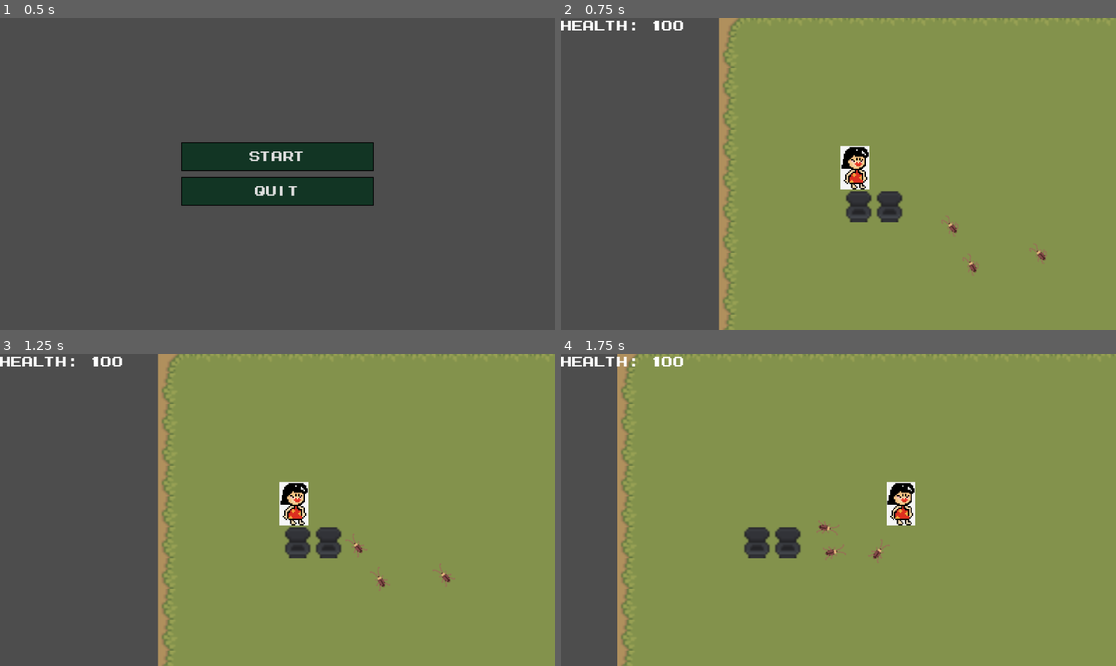
Above: before the commit, frames 1-4 (two rows, left to right).
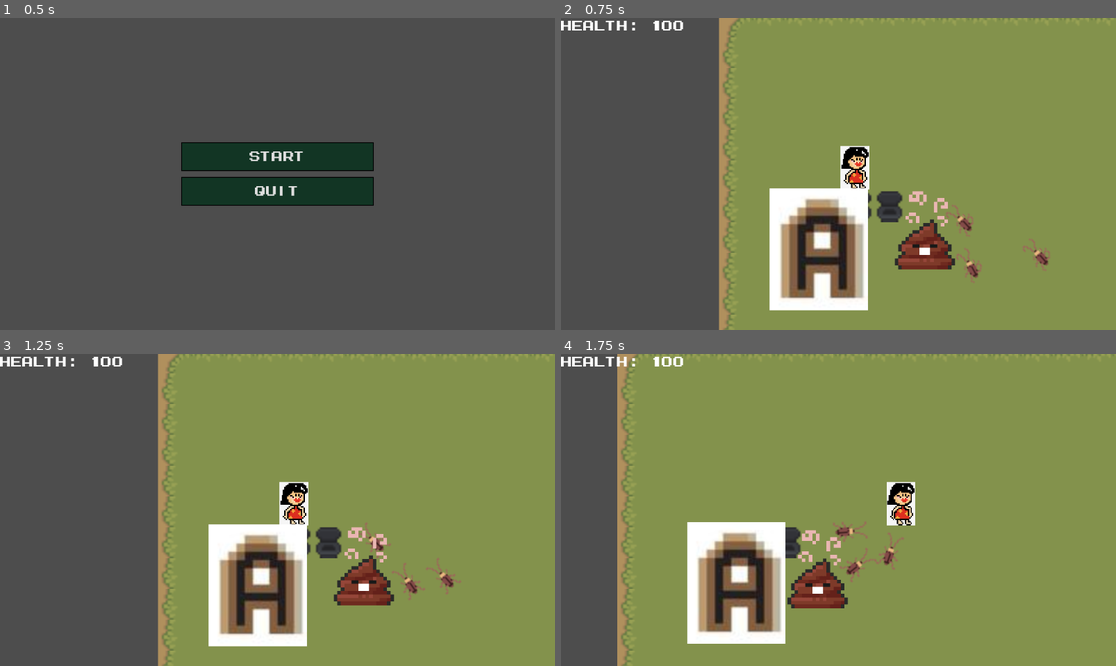
Above: after the commit, the same moments.

Repository: xntle/MOMFURY
Game: Godot game, scene res://scene/main_menu.tscn
Same seed, same stepped clock (60 frames per second), same inputs: the game is played once before the commit and once after it.
Inputs:
- Up to frame 1 (0.5 s): no input
- Up to frame 2 (0.75 s): click "Start" at 0.5 s
- Up to frame 3 (1.25 s): no input
- Up to frame 4 (1.75 s): hold D (move_right) from 1.28 s (still down); tap Space (roll) at 1.35 s

Frame 1 is identical in both runs. In frame 2, 8.7% of the frame differs, in the area x 37-89%, y 54-94%; in frame 3, 8.7%; in frame 4, 8.8%, in the area x 22-62%, y 53-93%.

Commit message:
New enemies

Diff:
--- /dev/null
+++ b/scene/A-.tscn
@@ -0,0 +1,19 @@
+[gd_scene load_steps=4 format=3 uid="uid://8j2jb0aw2yif"]
+
+[ext_resource type="Script" uid="uid://4emgnu7jqpt8" path="res://scripts/Aminus.gd" id="1_48ekt"]
+[ext_resource type="Texture2D" uid="uid://ddac2xd0rjskg" path="res://characters/A.png" id="1_nmuar"]
+
+[sub_resource type="RectangleShape2D" id="RectangleShape2D_48ekt"]
+size = Vector2(51, 63)
+
+[node name="A-" type="CharacterBody2D"]
+script = ExtResource("1_48ekt")
+
+[node name="CollisionShape2D" type="CollisionShape2D" parent="."]
+position = Vector2(15.5, 29.5)
+shape = SubResource("RectangleShape2D_48ekt")
+
+[node name="A" type="Sprite2D" parent="."]
+position = Vector2(16.000004, 29)
+scale = Vector2(0.43965518, 0.43965515)
+texture = ExtResource("1_nmuar")
--- a/scene/Cockroach.tscn
+++ b/scene/Cockroach.tscn
@@ -4,8 +4,9 @@
 [ext_resource type="Script" uid="uid://big42lkxshamh" path="res://scripts/cockroach.gd" id="1_rlyor"]
 [ext_resource type="Texture2D" uid="uid://cvv328m4ol46m" path="res://characters/cockroach.png" id="2_t7awp"]
 
-[sub_resource type="CircleShape2D" id="CircleShape2D_wjlx1"]
+[sub_resource type="CapsuleShape2D" id="CapsuleShape2D_euy66"]
 radius = 6.0
+height = 20.0
 
 [sub_resource type="AtlasTexture" id="AtlasTexture_t7awp"]
 atlas = ExtResource("2_t7awp")
@@ -44,7 +45,7 @@
 script = ExtResource("1_rlyor")
 
 [node name="CollisionShape2D" type="CollisionShape2D" parent="."]
-shape = SubResource("CircleShape2D_wjlx1")
+shape = SubResource("CapsuleShape2D_euy66")
 
 [node name="PixelArtCartoonPoopCharacterPng" type="Sprite2D" parent="."]
 visible = false
@@ -53,8 +54,8 @@
 texture = ExtResource("1_ofpi3")
 
 [node name="AnimatedSprite2D" type="AnimatedSprite2D" parent="."]
-position = Vector2(-5.9604645e-08, -5.9604645e-08)
-scale = Vector2(0.46875, 0.5769231)
+position = Vector2(-1, 0)
+scale = Vector2(0.734375, 0.9038462)
 sprite_frames = SubResource("SpriteFrames_cevxh")
 animation = &"new_animation_1"
 autoplay = "new_animation_1"
--- a/scene/Game.tscn
+++ b/scene/Game.tscn
@@ -1,10 +1,12 @@
-[gd_scene load_steps=11 format=3 uid="uid://bve1pou0gt1v4"]
+[gd_scene load_steps=13 format=3 uid="uid://bve1pou0gt1v4"]
 
 [ext_resource type="PackedScene" uid="uid://kk3crf462xob" path="res://scene/House.tscn" id="1_e7hha"]
 [ext_resource type="PackedScene" uid="uid://5wrlhjc0vedk" path="res://scene/Cockroach.tscn" id="1_t585p"]
 [ext_resource type="PackedScene" uid="uid://ctnihbseogqdf" path="res://scene/Player.tscn" id="4_0qanc"]
 [ext_resource type="PackedScene" uid="uid://v1xuhkejwyw7" path="res://scene/main_menu.tscn" id="4_1qeit"]
+[ext_resource type="PackedScene" uid="uid://1582bhu2oips" path="res://scene/Poop.tscn" id="4_qto5f"]
 [ext_resource type="Script" uid="uid://lyimuq4183ha" path="res://scripts/pause_menu.gd" id="5_0qanc"]
+[ext_resource type="PackedScene" uid="uid://8j2jb0aw2yif" path="res://scene/A-.tscn" id="5_4cigq"]
 [ext_resource type="FontFile" uid="uid://box1b2tla1jkp" path="res://assets/fonts/MegamaxJonathanToo-YqOq2.ttf" id="6_qto5f"]
 [ext_resource type="Script" uid="uid://dloc7t0utspjp" path="res://scripts/health_label.gd" id="7_0qanc"]
 
@@ -46,6 +48,10 @@
 
 [node name="PoopEnemy2" parent="." instance=ExtResource("1_t585p")]
 position = Vector2(110, 44)
+
+[node name="Poop" parent="." instance=ExtResource("4_qto5f")]
+
+[node name="A-" parent="." instance=ExtResource("5_4cigq")]
 
 [node name="UI" type="CanvasLayer" parent="."]
 
--- /dev/null
+++ b/scene/Poop.tscn
@@ -0,0 +1,20 @@
+[gd_scene load_steps=4 format=3 uid="uid://1582bhu2oips"]
+
+[ext_resource type="Script" uid="uid://d1urbn8e0rtq7" path="res://scripts/poop.gd" id="1_dis0t"]
+[ext_resource type="Texture2D" uid="uid://dscd4y8ji3g6u" path="res://characters/pixel-art-cartoon-poop-character-png.png" id="2_qvxsp"]
+
+[sub_resource type="CircleShape2D" id="CircleShape2D_m4ljs"]
+radius = 60.869568
+
+[node name="Poop" type="CharacterBody2D"]
+script = ExtResource("1_dis0t")
+
+[node name="CollisionShape2D" type="CollisionShape2D" parent="."]
+position = Vector2(25, 34)
+scale = Vector2(0.23, 0.23)
+shape = SubResource("CircleShape2D_m4ljs")
+
+[node name="PixelArtCartoonPoopCharacterPng" type="Sprite2D" parent="."]
+position = Vector2(24.75, 25.75)
+scale = Vector2(0.057857145, 0.057857145)
+texture = ExtResource("2_qvxsp")
--- /dev/null
+++ b/scripts/Aminus.gd
@@ -0,0 +1,18 @@
+extends CharacterBody2D
+
+@onready var player = get_node("/root/Game/Player")
+
+var normal_speed := 40.0
+var stop_distance := 70.0
+
+func _physics_process(delta):
+	var direction = global_position.direction_to(player.global_position)
+	var distance_to_player = global_position.distance_to(player.global_position)
+
+	# Move toward player ONLY if farther than stop distance
+	if distance_to_player > stop_distance:
+		velocity = direction * normal_speed
+	else:
+		velocity = Vector2.ZERO
+
+	move_and_slide()
--- /dev/null
+++ b/scripts/poop.gd
@@ -0,0 +1,18 @@
+extends CharacterBody2D
+
+@onready var player = get_node("/root/Game/Player")
+
+var normal_speed := 40.0
+var stop_distance := 70.0
+
+func _physics_process(delta):
+	var direction = global_position.direction_to(player.global_position)
+	var distance_to_player = global_position.distance_to(player.global_position)
+
+	# Move toward player ONLY if farther than stop distance
+	if distance_to_player > stop_distance:
+		velocity = direction * normal_speed
+	else:
+		velocity = Vector2.ZERO
+
+	move_and_slide()
Binary file added: characters/A.png
Not shown, added: characters/A.png.import
Binary file added: scene/st,small,507x507-pad,600x600,f8f8f8.u1.jpg
Not shown, added: scene/st,small,507x507-pad,600x600,f8f8f8.u1.jpg.import
Not shown, added: scripts/Aminus.gd.uid
Not shown, added: scripts/poop.gd.uid
